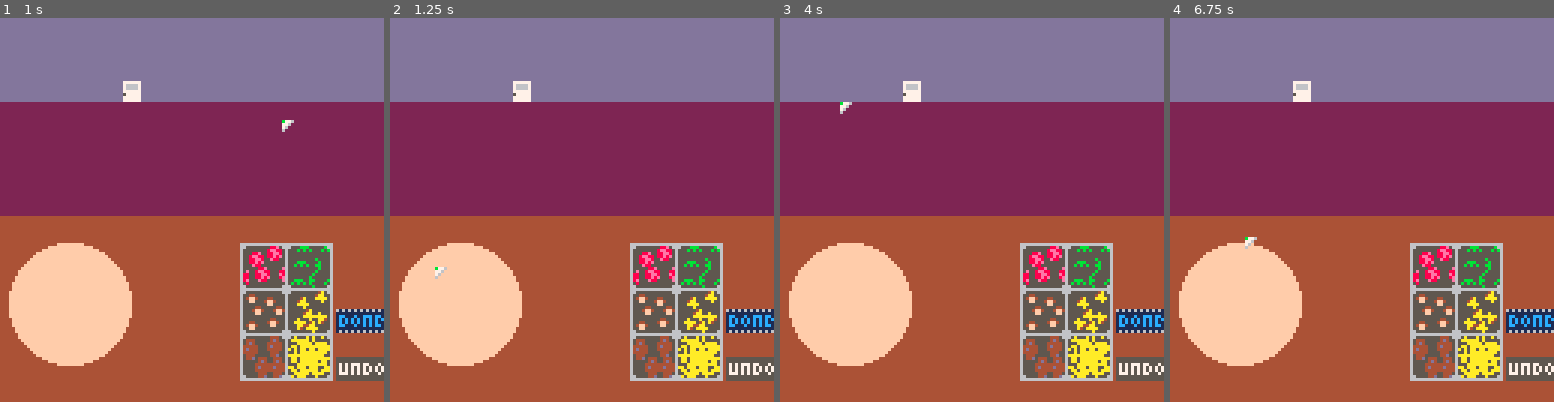
Above: before the commit, frames 1-4 (left to right).
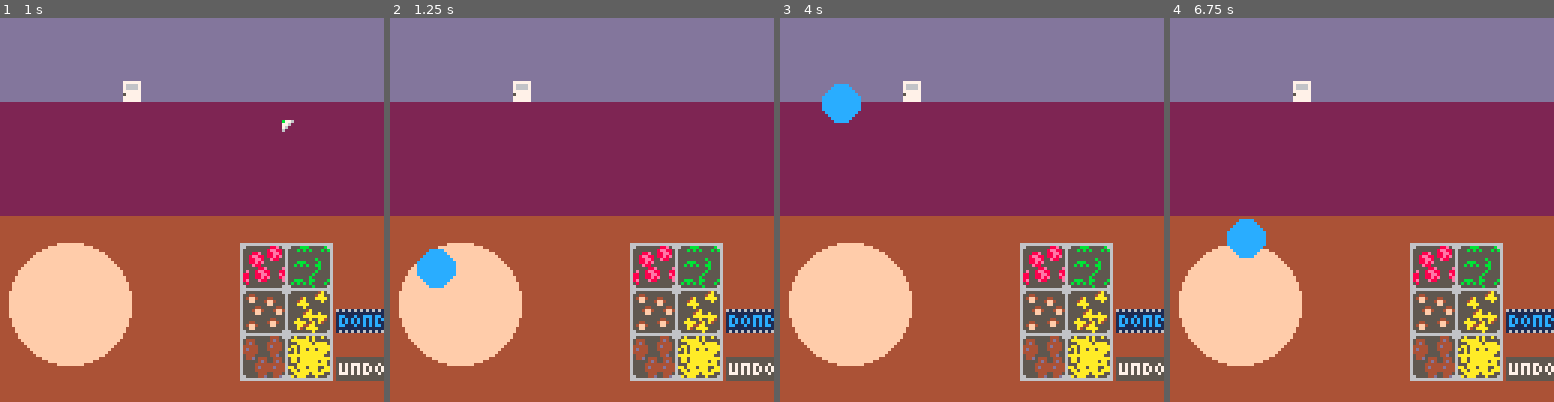
Above: after the commit, the same moments.

Repository: Cybrwire/pico8-tinkering
Game: PICO-8 cartridge pizza_shop.p8
Same seed, same stepped clock (60 frames per second), same inputs: the game is played once before the commit and once after it.
Inputs (mouse positions are in pixels of both pictures, inside the frame that each line leads up to):
- Up to frame 1 (1 s): click (280, 121) at 0.67 s
- Up to frame 2 (1.25 s): click (436, 267) at 1.22 s
- Up to frame 3 (4 s): click (887, 114) at 1.77 s; click (952, 259) at 2.32 s; click (1014, 106) at 2.87 s; click (1075, 256) at 3.42 s; click (841, 102) at 3.97 s
- Up to frame 4 (6.75 s): click (1292, 248) at 4.52 s; click (1354, 94) at 5.07 s; click (1419, 244) at 5.62 s; click (1481, 90) at 6.17 s; click (1246, 236) at 6.72 s

Frame 1 is identical in both runs. In frame 2, 0.8% of the frame differs, in the area x 7-18%, y 60-71%; in frame 3, 0.8%; in frame 4, 0.8%.

Commit message:
added: cursor click highlight

Diff:
--- a/pizza_shop.p8
+++ b/pizza_shop.p8
@@ -23,6 +23,7 @@
 	draw_shop()
 	draw_ingredients()
 	draw_cursor()
+	dr_curs_hilite()
 end
 
 function _update()
@@ -52,10 +53,18 @@
 function draw_cursor()
 	spr(2,mx,my)
 end
+
+function dr_curs_hilite()
+	if clicked then
+		circfill(mx,my,6,12)
+	end
+	clicked = false
+end
 -->8
+--button controls
 function click()
 	if stat(34) == 1 and btn_lst == 0 then
-
+			clicked = true
 	end
 	btn_lst = stat(34)
 end
